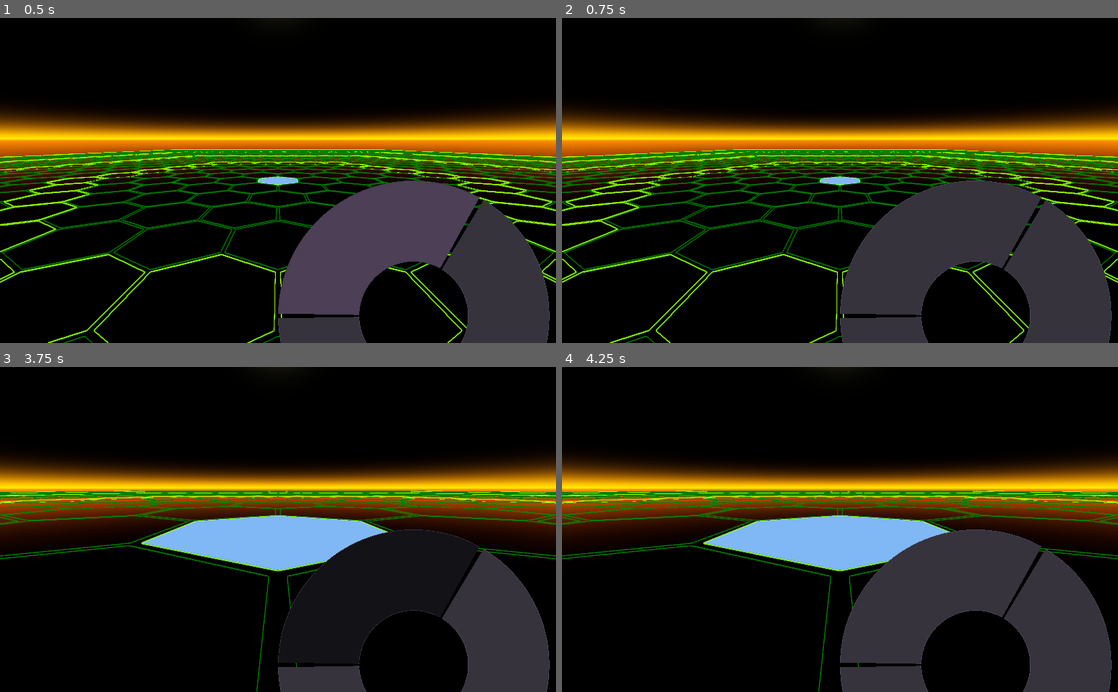
Above: before the commit, frames 1-4 (two rows, left to right).
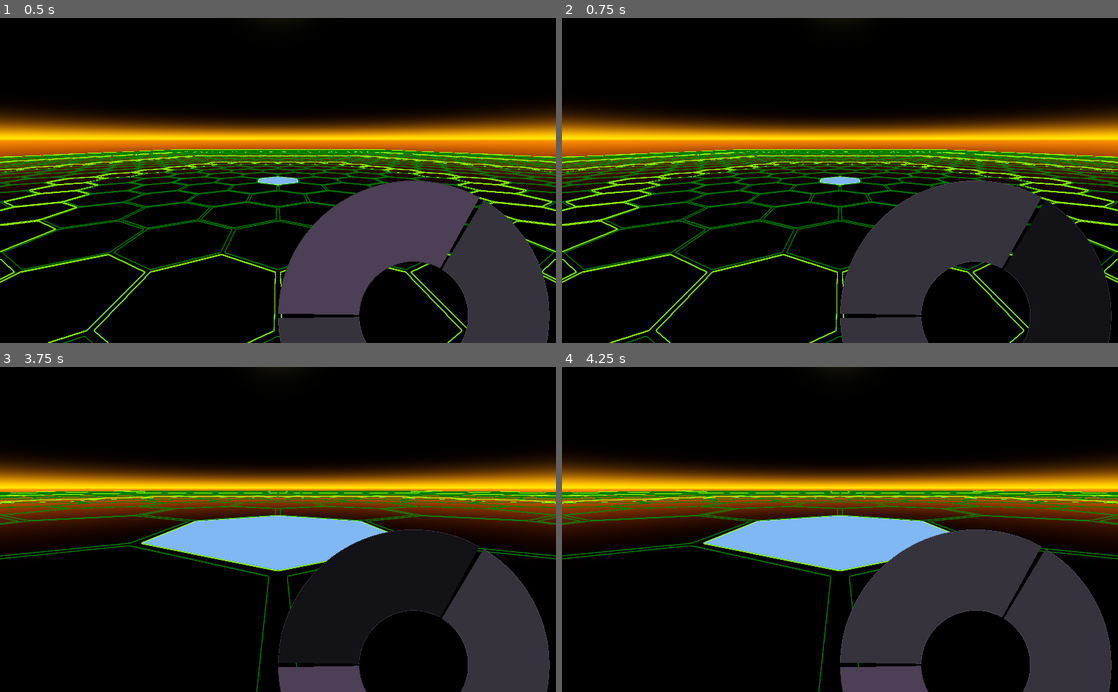
Above: after the commit, the same moments.

Repository: ObsidianBlk/Twin-Sticky
Game: Godot game, scene res://ArenaEditor/ArenaEditor.tscn
Two runs of this game, one before a commit and one after it. Both use one fixed random seed, a clock stepped at 60 frames per second and the inputs below. This scene is started directly instead of the project's main scene.
Inputs (mouse positions are in pixels of both pictures, inside the frame that each line leads up to):
- Up to frame 1 (0.5 s): no input
- Up to frame 2 (0.75 s): tap Enter at 0.5 s; move the mouse to (973, 317) at 0.52 s; hold Right (ui_right) from 0.53 s (still down); hold Middle mouse button (orbit_enable) from 0.53 s (still down); click (973, 317) at 0.67 s
- Up to frame 3 (3.75 s): tap Space (booster_jump) at 0.77, 1.25, 1.52, 3.02, 3.5 s; release Right (ui_right) at 1.28 s; release Middle mouse button (orbit_enable) at 1.28 s; hold Down (ui_down) 1.28-2.03 s; tap ` (terminal) at 1.35 s; click (411, 666) at 1.42 s; tap Enter at 2 s; hold Right (ui_right) 2.03-2.78 s; hold , (zoom_in) 2.03-2.78 s; click (411, 666) at 2.17 s; hold Up (ui_up) 2.78-3.53 s; tap . (zoom_out) at 2.85 s; click (411, 666) at 2.92 s; move the mouse to (444, 578) at 3.52 s; hold Left (ui_left) from 3.53 s (still down); hold Middle mouse button (orbit_enable) from 3.53 s (still down); click (444, 578) at 3.67 s
- Up to frame 4 (4.25 s): keep holding Left (ui_left); keep holding Middle mouse button (orbit_enable); tap Space (booster_jump) at 3.77 s

Frame 1 is identical in both runs. In frame 2, 5.6% of the frame differs, in the area x 79-99%, y 55-100%; in frame 3, 1.2%; in frame 4, 1.2%.

Commit message:
Tweaking input focusing. RadialMenu now has an export option to 'force' neighboring for keyboard/joypad navigation on child RadialButtons.

Diff:
--- a/UI/RadialButton/RadialButton.gd
+++ b/UI/RadialButton/RadialButton.gd
@@ -122,10 +122,6 @@
 # Override Methods
 # ------------------------------------------------------------------------------
 func _ready() -> void:
-	#mouse_filter = Control.MOUSE_FILTER_IGNORE
-	if not Engine.editor_hint:
-		connect("focus_entered", self, "_on_focus_entered")
-		connect("focus_exited", self, "_on_focus_exited")
 	_UpdateRectSize()
 	_FullShaderUpdate()
 
@@ -170,7 +166,7 @@
 					processed = true
 				reset = false
 		if reset and _btn_state != BUTTON_STATE.Normal:
-			_btn_state = BUTTON_STATE.Normal
+			_btn_state = BUTTON_STATE.Hover if _in_focus else BUTTON_STATE.Normal
 			_UpdateShaderColors()
 	if not processed:
 		match _btn_state:
@@ -182,16 +178,16 @@
 				elif event.is_action_pressed("ui_select"):
 					pressed = true
 				elif event.is_action_pressed("ui_up"):
-					_GiveFocusTo(Control.MARGIN_UP)
+					_GiveFocusTo(MARGIN_TOP)
 					processed = true
 				elif event.is_action_pressed("ui_down"):
-					_GiveFocusTo(Control.MARGIN_DOWN)
+					_GiveFocusTo(MARGIN_BOTTOM)
 					processed = true
 				elif event.is_action_pressed("ui_left"):
-					_GiveFocusTo(Control.MARGIN_LEFT)
+					_GiveFocusTo(MARGIN_LEFT)
 					processed = true
 				elif event.is_action_pressed("ui_right"):
-					_GiveFocusTo(Control.MARGIN_RIGHT)
+					_GiveFocusTo(MARGIN_RIGHT)
 					processed = true
 
 				if pressed:
@@ -292,6 +288,17 @@
 				mat.set_shader_param("color_body", color_pressed)
 				mat.set_shader_param("color_trim", trim_color_pressed)
 
+func _SetFocusMode(enable : bool = true, emit : bool = false) -> void:
+	if _in_focus == enable:
+		return # Nothing to do.
+
+	_in_focus = enable
+	if _btn_state != BUTTON_STATE.Pressed:
+		_btn_state = BUTTON_STATE.Hover if _in_focus else BUTTON_STATE.Normal
+	_UpdateShaderColors()
+	if emit:
+		emit_signal("focus_entered" if _in_focus else "focus_exited")
+
 func _GiveFocusTo(dir : int) -> void:
 	var np : NodePath = get_focus_neighbour(dir)
 	var ctrl : Control = get_node_or_null(np)
@@ -325,26 +332,17 @@
 		_UpdateShaderParams("radius_inner", inner_radius)
 		call_deferred("_UpdateRectSize")
 
+func has_focus() -> bool:
+	return _in_focus
+
 func grab_focus() -> void:
 	.grab_focus()
-	_on_focus_entered()
+	_SetFocusMode(true)
 
 func release_focus() -> void:
 	.release_focus()
-	_on_focus_exited()
+	_SetFocusMode(false)
 
 # ------------------------------------------------------------------------------
 # Override Methods
 # ------------------------------------------------------------------------------
-
-func _on_focus_entered() -> void:
-	_in_focus = true
-	if _btn_state != BUTTON_STATE.Pressed:
-		_btn_state = BUTTON_STATE.Hover
-	_UpdateShaderColors()
-
-func _on_focus_exited() -> void:
-	_in_focus = false
-	if _btn_state != BUTTON_STATE.Pressed:
-		_btn_state = BUTTON_STATE.Normal
-	_UpdateShaderColors()
--- a/UI/RadialMenu/RadialMenu.gd
+++ b/UI/RadialMenu/RadialMenu.gd
@@ -15,6 +15,7 @@
 export var outer_radius : float = 42.0							setget set_outer_radius
 export var inner_radius : float = 20.0							setget set_inner_radius
 export (float, 0.0, 10.0, 0.001) var gap_degrees : float = 0.2	setget set_gap_degrees
+export var force_neighboring : bool = true
 
 # ------------------------------------------------------------------------------
 # Variables
@@ -45,12 +46,19 @@
 # Override Methods
 # ------------------------------------------------------------------------------
 func _ready() -> void:
+	set_focus_mode(Control.FOCUS_ALL)
 	get_tree().get_root().connect("size_changed", self, "_on_screen_size_changed")
 	connect("child_entered_tree", self, "_on_child_entered")
 	connect("child_exiting_tree", self, "_on_child_exited")
 	connect("about_to_show", self, "_on_about_to_show")
 	#_AdjustSize()
 	_AdjustRadialButtons()
+
+#func _notification(what : int) -> void:
+#	match what:
+#		NOTIFICATION_POST_POPUP:
+#			grab_focus()
+#			print("Focused Control: ", get_focus_owner())
 
 func _gui_input(event : InputEvent) -> void:
 	var processed : bool = false
@@ -66,6 +74,16 @@
 # ------------------------------------------------------------------------------
 # Private Methods
 # ------------------------------------------------------------------------------
+func _SetNeighbors(from_neighbour : RadialButton, to_neighbour : RadialButton) -> void:
+	var path : NodePath = to_neighbour.get_path_to(from_neighbour)
+	to_neighbour.focus_neighbour_left = path
+	to_neighbour.focus_neighbour_top = path
+	to_neighbour.focus_previous = path
+	path = from_neighbour.get_path_to(to_neighbour)
+	from_neighbour.focus_neighbour_right = path
+	from_neighbour.focus_neighbour_bottom = path
+	from_neighbour.focus_next = path
+
 func _AdjustRadialButtons() -> void:
 	var count : int = 0
 	for child in get_children():
@@ -77,11 +95,21 @@
 		var hgap : float = 0 if count <= 1 else gap_degrees * 0.5
 
 		var start_degree : float = hgap
+		var first_child = null
+		var last_child = null
 		for child in get_children():
 			if child is RadialButton:
 				child.set_radii(inner_radius, outer_radius)
 				child.set_arc_degrees(start_degree, start_degree + arc)
 				start_degree += arc + gap_degrees
+				if force_neighboring:
+					if first_child == null:
+						first_child = child
+					else:
+						_SetNeighbors(last_child, child)
+					last_child = child
+		if first_child != null and last_child != null:
+			_SetNeighbors(last_child, first_child)
 
 func _RecalcScreenSize() -> void:
 	rect_size = get_viewport_rect().size
@@ -150,7 +178,9 @@
 	if not has_focus():
 		for child in get_children():
 			if child is RadialButton:
+				print("Setting focus")
 				child.grab_focus()
+				grab_focus()
 				break
 
 func _on_pressed(_btn : RadialButton) -> void:
--- a/UI/RadialMenu/RadialMenu.tscn
+++ b/UI/RadialMenu/RadialMenu.tscn
@@ -3,10 +3,8 @@
 [ext_resource path="res://UI/RadialMenu/RadialMenu.gd" type="Script" id=1]
 
 [node name="RadialMenu" type="Popup"]
-visible = true
 anchor_right = 1.0
 anchor_bottom = 1.0
-mouse_filter = 1
 size_flags_horizontal = 3
 size_flags_vertical = 3
 script = ExtResource( 1 )
